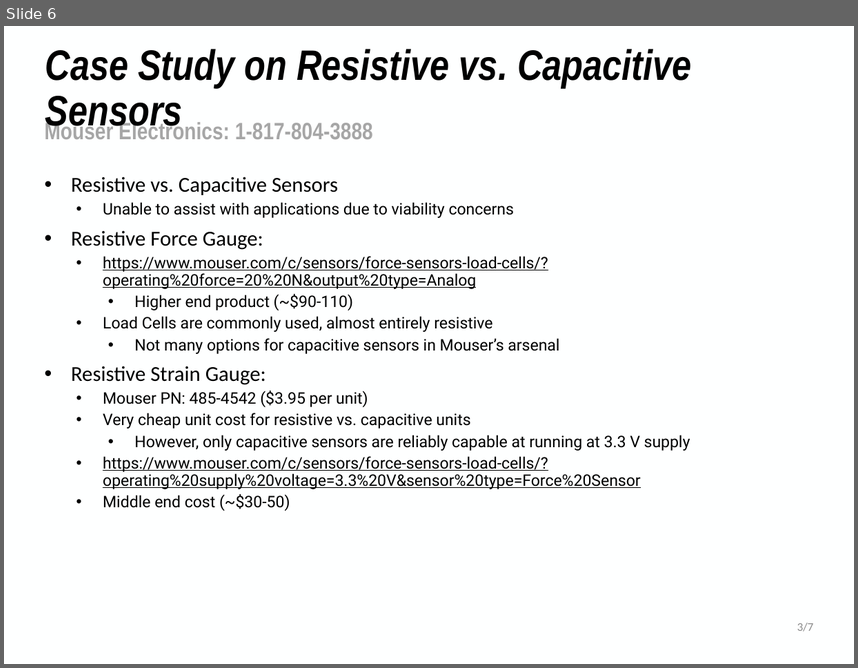
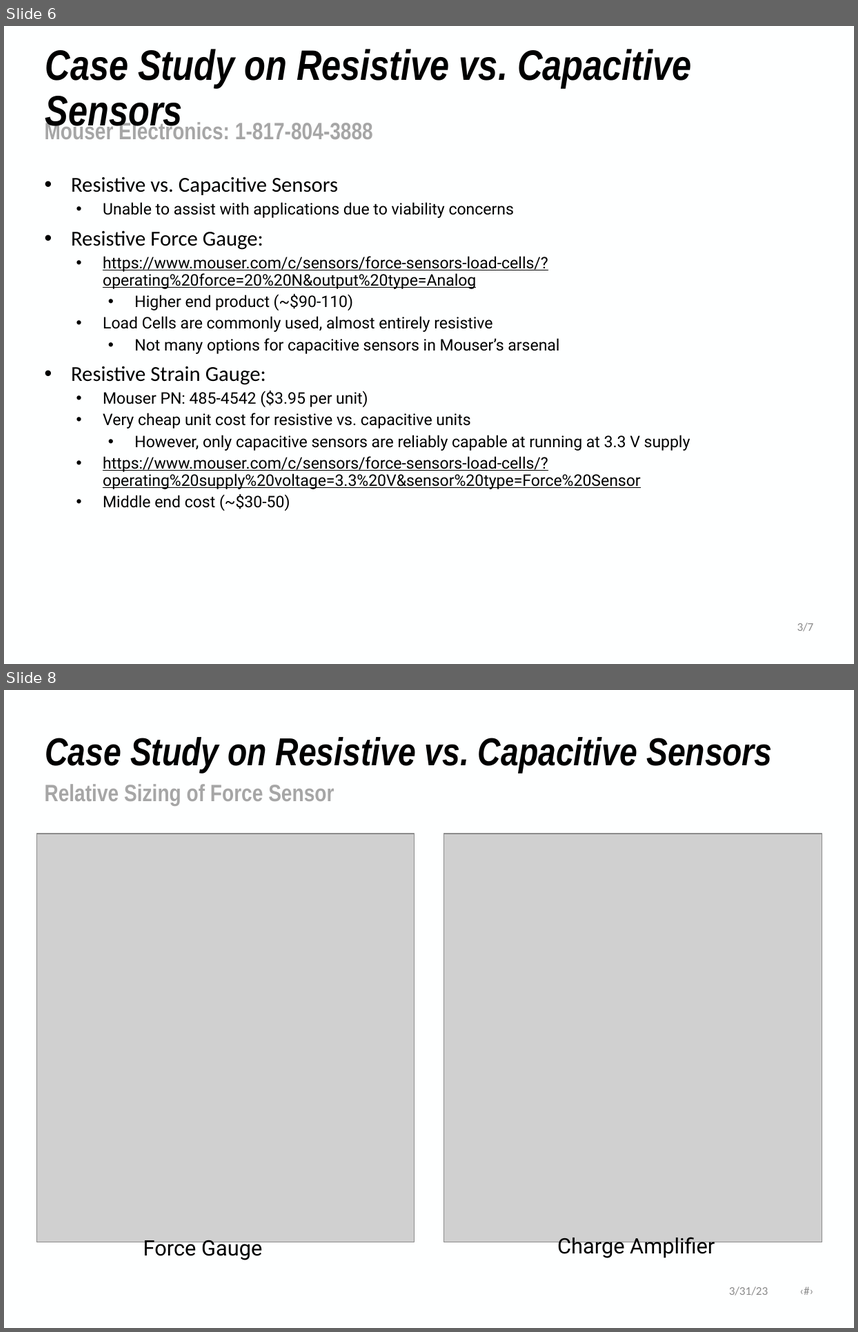
Before and after one commit to NHuang58/Biomedical_Device_PCB, a slide deck: Documentation/Slides/Week_14.pptx. Shown one above the other, each under a label of ours: slide 6 before the commit, slides 6 and 8 after it; the slides between them are not shown. The pictures are 858x668 and 858x1332 pixels, drawn with LibreOffice and Linux fonts; fonts in the diff are those of the drawing; grey boxes stand for pictures; background and template pictures are left out. Boxes give left, top, right and bottom in pixels: in the first picture for what was removed or moved away, otherwise in the second. Text is boxed around its words. In the diff, an @@ line names an element or a change of style, - is before the commit and + after.

```diff
--- a/Documentation/Slides/Week_14.pptx
+++ b/Documentation/Slides/Week_14.pptx
@@ slide 8 added at [4, 690, 854, 1328], background #FEFFFF @@
@@ title added at [45, 737, 772, 773], 33 pt, text #000000, bold, italic @@
+Case Study on Resistive vs. Capacitive Sensors
@@ text added at [45, 784, 334, 805], 20 pt, text #A6A6A6, bold @@
+Relative Sizing of Force Sensor
@@ picture added at [36, 834, 414, 1242] @@
@@ picture added at [444, 834, 822, 1242] @@
@@ text added at [143, 1236, 262, 1260], 18 pt, text #000000 @@
+Force Gauge
@@ text added at [557, 1236, 715, 1259], 18 pt, text #000000 @@
+Charge Amplifier
@@ text added at [729, 1286, 768, 1295], 10 pt, text #8C8C8C @@
+3/31/23 ‹#›
```
Also in this commit, not shown: 1 slide changed, 3 other slides added, 1 other file.
